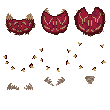
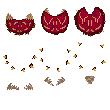
Layered file, before and after one edit (110x110). Changes by layer:
painted on "челюсти" over [3, 7, 106, 90]
removed layer "зубы" over [3, 42, 106, 72]
removed layer "Цветовой тон/Насыщенность 1" over [5, 7, 106, 37]
